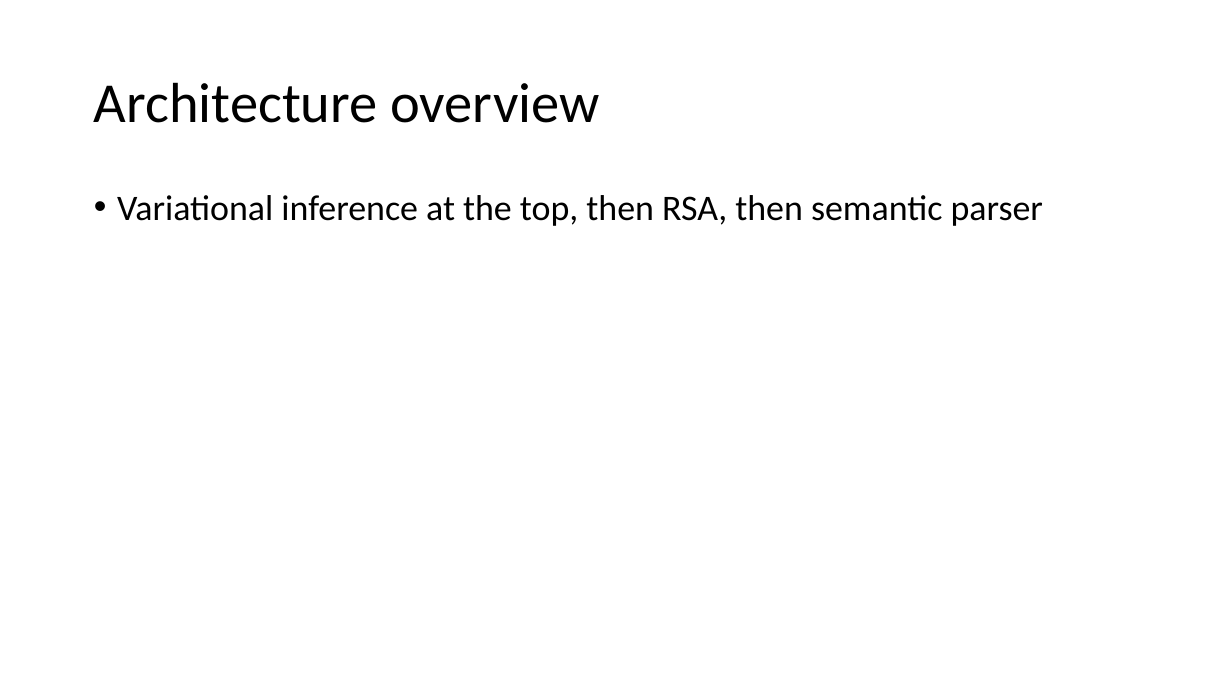
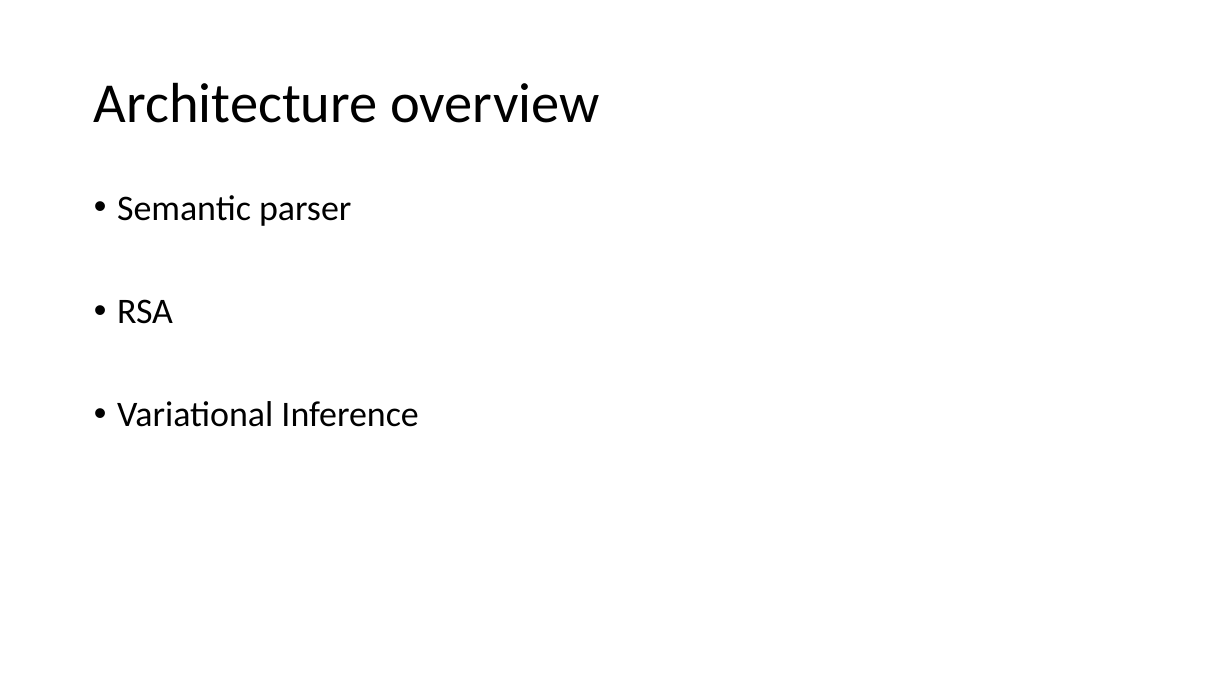
Before and after one commit to JsonFreeman/semppl, a slide deck: slide 2 of LabMeeting.pptx. Drawn at 1232x693 pixels with LibreOffice and Linux fonts; fonts in the diff are those of the drawing. Boxes give left, top, right and bottom in pixels: in the first picture for what was removed or moved away, otherwise in the second. Text is boxed around its words. In the diff, an @@ line names an element or a change of style, - is before the commit and + after.

```diff
--- a/LabMeeting.pptx
+++ b/LabMeeting.pptx
@@ text at (117,195,418,427): text changed @@
-• Variational inference at the top, then RSA, then semantic parser
+• Semantic parser
+• RSA
+• Variational Inference
```
Also in this commit, not shown: 7 other slides changed, 4 slides added, 1 slide removed.
